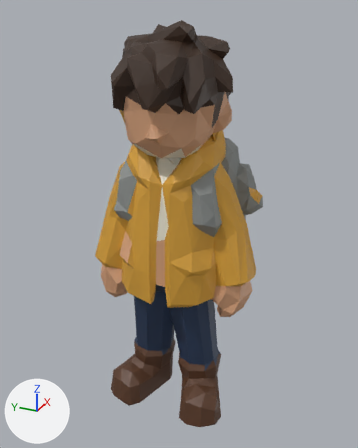
Renders of the glTF model docs/univers/archipeo/personnages/modeles/5e-keo-creature-cire/final-1500.glb from each side of a commit.
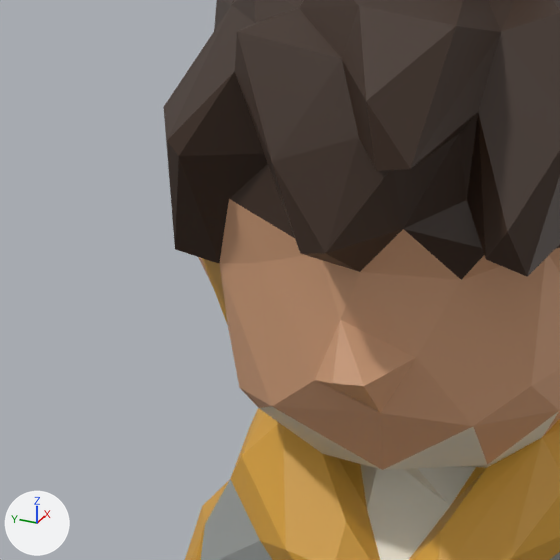
Each version appears first whole from a 50 mm camera at (-1.029, -0.492, 1.058) aimed at (0.068, 0.002, 0.509), and next in a close-up on the part from 20% to 56% of the width and 11% to 40% of the height. Arrows for +X, +Y and +Z are at lower left; the lights stay in place. The last two pictures show the newer version. Vertices at exactly the same position are counted once.

Script lines for the objects in view, before the commit:
```python
me_mesh_0 = bpy.data.meshes.new('Mesh_0')
me_mesh_0.from_pydata(...)  # 748 vertices, 1500 faces; spans x -0.145..0.279, y -0.223..0.219, z -0.012..1.015
me_mesh_0.materials.append(mat_defaultmaterial)
ob_mesh_0 = bpy.data.objects.new('Mesh_0', me_mesh_0)
ob_mesh_0.location = (0.0, 0.0, 0.0)
```
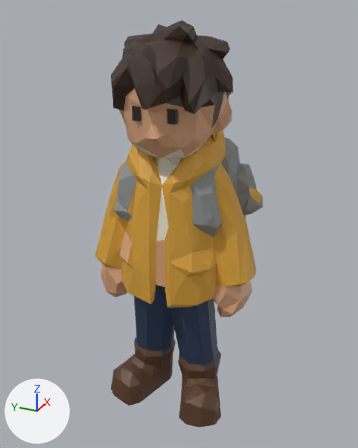
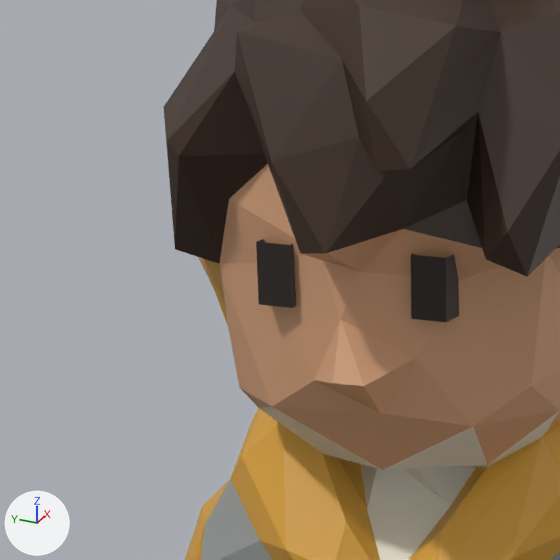
Changed parts and their boxes [x1, y1, x2, y2] in the close-ups (560 x 560 px):
```json
{"part": 1, "of": "me_mesh_0", "change": "added", "after": [256, 239, 459, 322]}
{"part": 2, "of": "me_mesh_0", "change": "recoloured", "before": [229, 164, 484, 280], "after": [229, 164, 484, 280], "on screen": "brown to beige"}
```

The change, as JSON lines over the scene's bpy script:
```json
{"block": "me_mesh_0", "where": "# used by ob_mesh_0; location = (0.0, 0.0, 0.0)"}
{"block": "me_mesh_0", "where": "# verts and faces of me_mesh_0; kept vertices keep their numbers, new ones are numbered from 748"}
{"op": "remove", "block": "me_mesh_0", "code": "me_mesh_0.from_pydata(...)  # 748 vertices, 1500 faces; spans x -0.145..0.279, y -0.223..0.219, z -0.012..1.015"}
{"op": "add", "block": "me_mesh_0", "code": "me_mesh_0.from_pydata(...)  # 764 vertices, 1500 faces; spans x -0.145..0.279, y -0.223..0.219, z -0.012..1.015"}
{"block": "me_mesh_0", "change": "me_mesh_0 part 1"}
{"op": "add", "block": "me_mesh_0", "code": "verts[748] = (-0.089, -0.06, 0.815)  # pixel (446, 322)"}
{"op": "add", "block": "me_mesh_0", "code": "verts[749] = (-0.089, -0.042, 0.846)  # pixel (410, 254)"}
{"op": "add", "block": "me_mesh_0", "code": "verts[750] = (-0.089, -0.042, 0.815)  # pixel (411, 318)"}
{"op": "add", "block": "me_mesh_0", "code": "verts[751] = (-0.089, -0.06, 0.846)  # pixel (445, 257)"}
{"op": "add", "block": "me_mesh_0", "code": "verts[752] = (-0.093, 0.022, 0.815)  # pixel (291, 307)"}
{"op": "add", "block": "me_mesh_0", "code": "verts[753] = (-0.093, 0.04, 0.846)  # pixel (256, 241)"}
{"op": "add", "block": "me_mesh_0", "code": "verts[754] = (-0.093, 0.04, 0.815)  # pixel (258, 304)"}
{"op": "add", "block": "me_mesh_0", "code": "verts[755] = (-0.093, 0.022, 0.846)  # pixel (289, 244)"}
{"op": "add", "block": "me_mesh_0", "code": "for new, old in zip([*range(756, 764)], [*range(748, 756)]): verts[new] = verts[old] + (0.034, 0.0, 0.0)"}
{"op": "add", "block": "me_mesh_0", "code": "faces += [(748, 749, 750), (748, 751, 749), (750, 757, 758), (749, 757, 750), (751, 756, 759), (748, 756, 751)]"}
{"op": "add", "block": "me_mesh_0", "code": "faces += [(752, 753, 754), (752, 755, 753), (754, 761, 762), (753, 761, 754), (755, 760, 763), (752, 760, 755)]"}
{"block": "me_mesh_0", "change": "me_mesh_0 part 2: 14 kept faces spanning x -0.131..0.096, y -0.084..0.151, z 0.748..0.887 get new vertex colours; the middle colour goes from brown #3a2618 to beige #d6a27c"}
{"block": "me_mesh_0", "change": "other edits to the shape of me_mesh_0 do not show in these pictures"}
```
